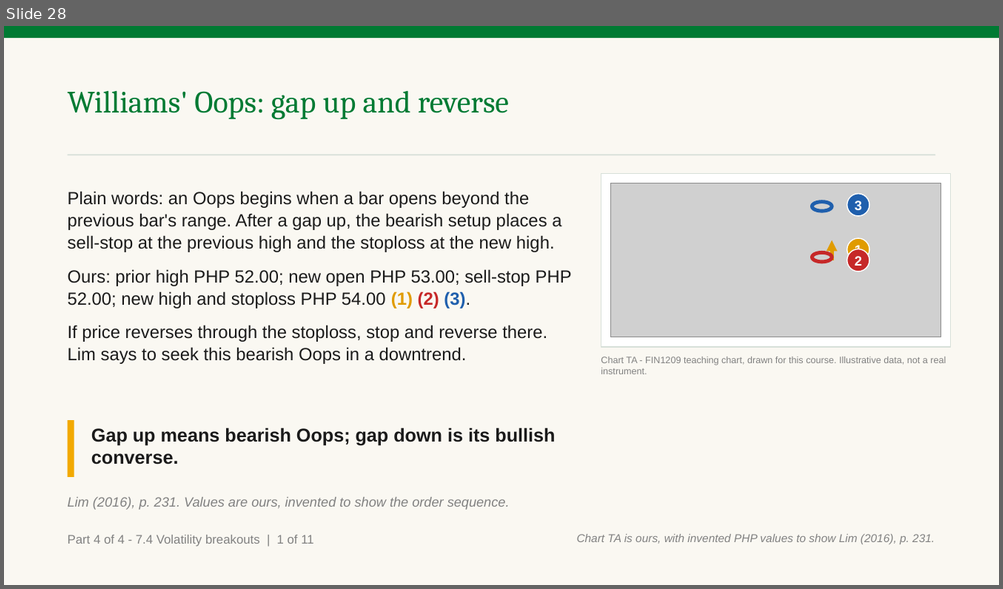
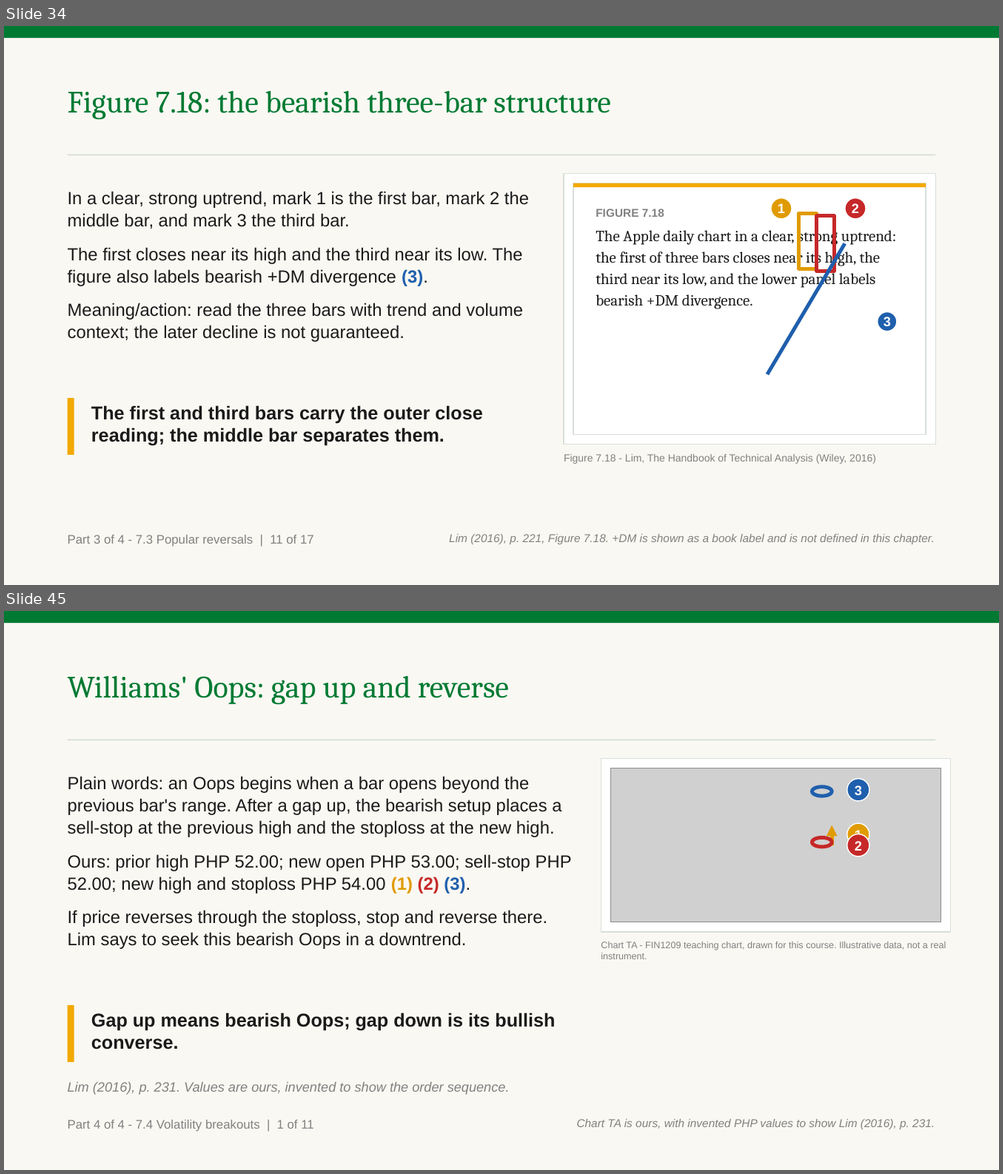
Before and after one commit to benjiesotelo-sudo/Telos_FIN1209, a slide deck: chapter-07/FIN1209-Chapter-07.pptx. Shown one above the other, each under a label of ours: slide 28 before the commit, slides 34 and 45 after it; the slides between them are not shown. The pictures are 1003x589 and 1003x1174 pixels, drawn with LibreOffice and Linux fonts; fonts in the diff are those of the drawing; grey boxes stand for pictures. Boxes give left, top, right and bottom in pixels: in the first picture for what was removed or moved away, otherwise in the second. Text is boxed around its words. In the diff, an @@ line names an element or a change of style, - is before the commit and + after.

Commit message:
Rebuild Chapter 7 deck after Part 4 merge

```diff
--- a/chapter-07/FIN1209-Chapter-07.pptx
+++ b/chapter-07/FIN1209-Chapter-07.pptx
@@ slide 34 added at [4, 26, 999, 585], background #FFFFFF @@
@@ rectangle added at [4, 26, 999, 585], fill #FAF8F2 @@
@@ rectangle added at [4, 26, 999, 38], fill #007A33 @@
@@ text added at [68, 90, 610, 120], 30 pt, text #007A33 @@
+Figure 7.18: the bearish three-bar structure
@@ rectangle added at [68, 154, 935, 156], fill #D7E0D9 @@
@@ rectangle added at [563, 174, 935, 445], fill #FFFFFF, outline #D7E0D9 1 pt @@
@@ text added at [68, 191, 529, 342], 17 pt, text #1A1A1A @@
+In a clear, strong uptrend, mark 1 is the first bar, mark 2 the middle bar, and mark 3 the third bar.
+The first closes near its high and the third near its low. The figure also labels bearish +DM divergence (3).
+Meaning/action: read the three bars with trend and volume context; the later decline is not guaranteed.
@@ rectangle added at [573, 184, 925, 435], fill #FFFFFF, outline #D7E0D9 1 pt @@
@@ rectangle added at [573, 184, 925, 188], fill #F2A900 @@
@@ ellipse added at [771, 198, 792, 219], fill #E09B00, outline #FFFFFF 1 pt, 13 pt, text #FFFFFF, bold @@
+1
@@ ellipse added at [845, 198, 866, 219], fill #C62828, outline #FFFFFF 1 pt, 13 pt, text #FFFFFF, bold @@
+2
@@ text added at [595, 209, 896, 309], 15 pt, text #1A1A1A @@
+FIGURE 7.18
+The Apple daily chart in a clear, strong uptrend: the first of three bars closes near its high, the third near its low, and the lower panel labels bearish +DM divergence.
@@ rectangle added at [799, 213, 817, 269], outline #E09B00 3.5 pt @@
@@ rectangle added at [817, 216, 834, 272], outline #C62828 3.5 pt @@
@@ line added from (845, 244) to (767, 375), #1F5FAD 3.5 pt @@
@@ ellipse added at [877, 312, 896, 332], fill #1F5FAD, outline #FFFFFF 1 pt, 13 pt, text #FFFFFF, bold @@
+3
@@ rectangle added at [68, 398, 74, 455], fill #F2A900 @@
@@ text added at [91, 406, 482, 446], 18 pt, text #1A1A1A, bold @@
+The first and third bars carry the outer close reading; the middle bar separates them.
@@ text added at [563, 454, 876, 464], 10 pt, text #818181 @@
+Figure 7.18 - Lim, The Handbook of Technical Analysis (Wiley, 2016)
@@ text added at [68, 535, 314, 547], 12 pt, text #818181 @@
+Part 3 of 4 - 7.3 Popular reversals | 11 of 17
@@ text added at [449, 534, 934, 545], 11 pt, text #818181, italic @@
+Lim (2016), p. 221, Figure 7.18. +DM is shown as a book label and is not defined in this chapter.
@@ what was slide 28 is now slide 45 @@
```
Also in this commit, not shown: 13 slides changed, 16 other slides added.
